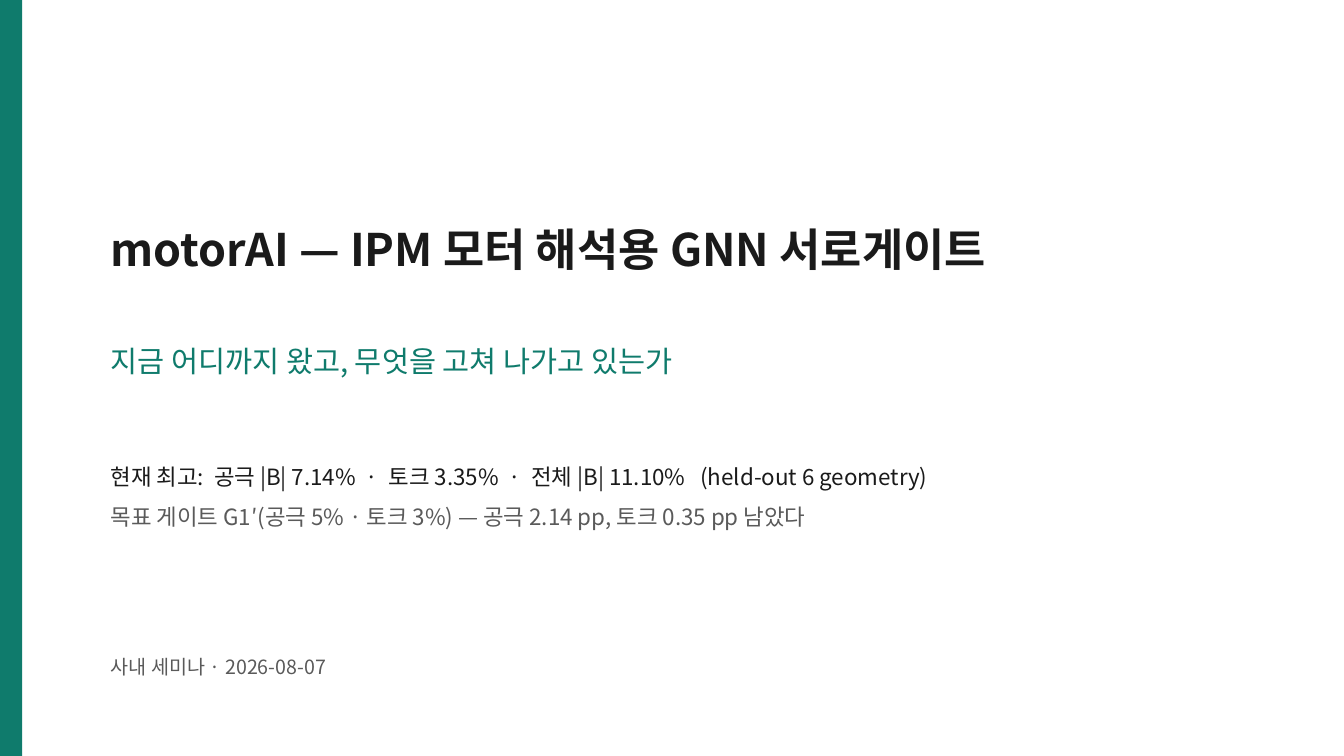
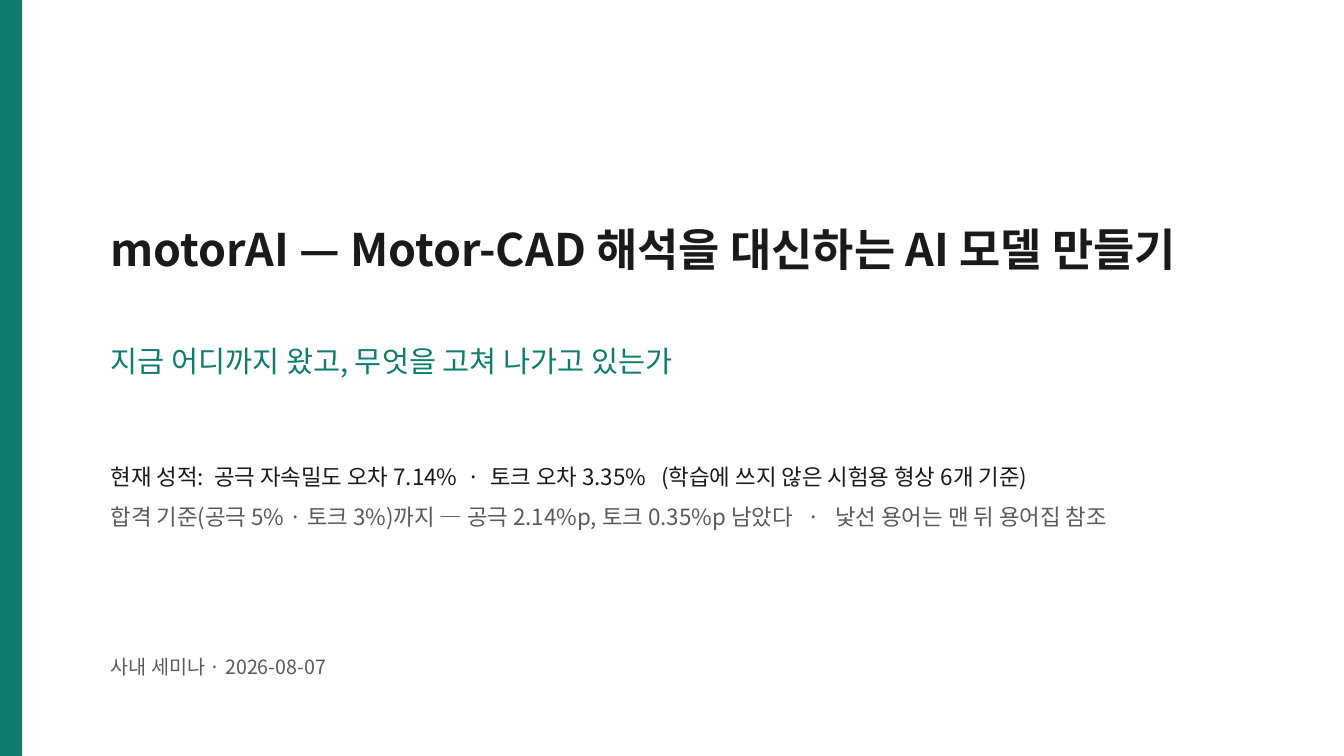
Before and after one commit to enjoyneer87/EveryMotor, a slide deck: slide 1 of results/viz/motorai_seminar_20260807.pptx. Drawn at 1344x756 pixels with LibreOffice and Linux fonts; fonts in the diff are those of the drawing. Boxes give left, top, right and bottom in pixels: in the first picture for what was removed or moved away, otherwise in the second. Text is boxed around its words. In the diff, an @@ line names an element or a change of style, - is before the commit and + after.

```diff
--- a/results/viz/motorai_seminar_20260807.pptx
+++ b/results/viz/motorai_seminar_20260807.pptx
@@ text at bbox=[111, 228, 1176, 270]: text changed @@
-motorAI — IPM 모터 해석용 GNN 서로게이트
+motorAI — Motor-CAD 해석을 대신하는 AI 모델 만들기
@@ text at bbox=[111, 466, 1107, 530]: text changed; text colour #1A1A1A to #5A5A5A @@
-현재 최고: 공극 |B| 7.14% · 토크 3.35% · 전체 |B| 11.10% (held-out 6 geometry)
-목표 게이트 G1′(공극 5% · 토크 3%) — 공극 2.14 pp, 토크 0.35 pp 남았다
+현재 성적: 공극 자속밀도 오차 7.14% · 토크 오차 3.35% (학습에 쓰지 않은 시험용 형상 6개 기준)
+합격 기준(공극 5% · 토크 3%)까지 — 공극 2.14%p, 토크 0.35%p 남았다 · 낯선 용어는 맨 뒤 용어집 참조
```
Also in this commit, not shown: 13 other slides changed, 3 slides added, 4 other files.
